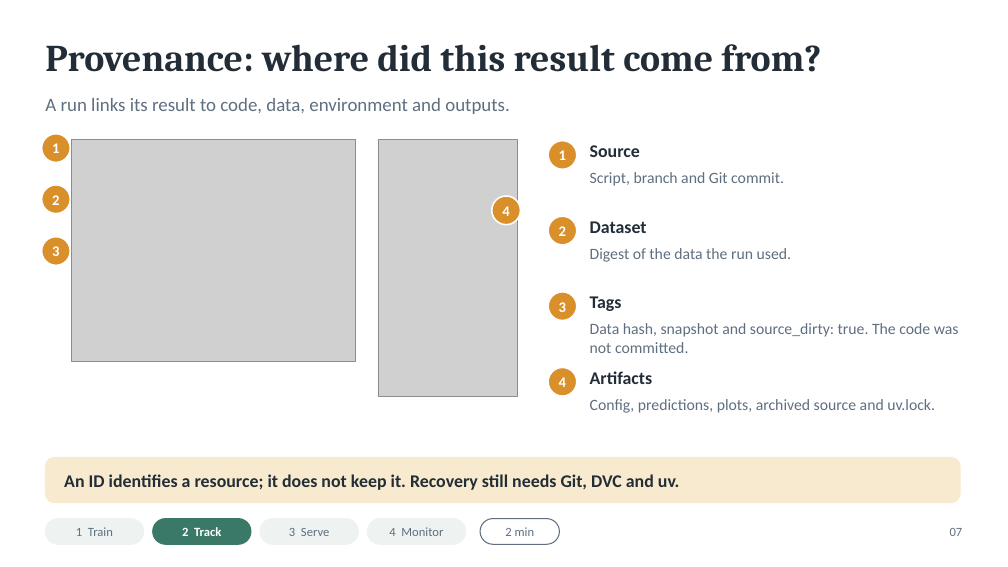
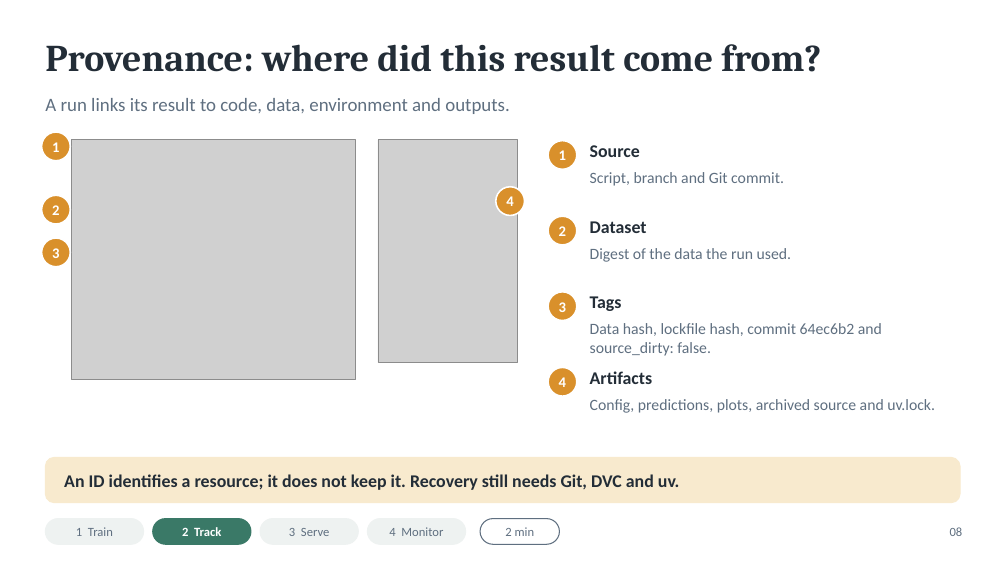
Before and after one commit to annadox/mlds2-demo, a slide deck: slide 9 of docs/presenter_2/mlds2-lecture.pptx (slide 8 before the commit). Drawn at 1008x567 pixels with LibreOffice and Linux fonts; fonts in the diff are those of the drawing; grey boxes stand for pictures. Boxes give left, top, right and bottom in pixels: in the first picture for what was removed or moved away, otherwise in the second. Text is boxed around its words. In the diff, an @@ line names an element or a change of style, - is before the commit and + after.

```diff
--- a/docs/presenter_2/mlds2-lecture.pptx
+++ b/docs/presenter_2/mlds2-lecture.pptx
@@ picture: place and size @@
-picture at box(72, 140, 355, 361)
+picture at box(72, 140, 355, 380)
@@ picture: place and size @@
-picture at box(378, 140, 518, 396)
+picture at box(378, 140, 518, 362)
@@ text "2": place and size @@
-text "2" at box(52, 195, 59, 205)
+text "2" at box(52, 205, 59, 215)
@@ ellipse: place and size @@
-ellipse at box(42, 185, 70, 214)
+ellipse at box(42, 195, 70, 224)
@@ text "4": place and size @@
-text "4" at box(502, 206, 509, 216)
+text "4" at box(506, 196, 513, 206)
@@ ellipse: place and size @@
-ellipse at box(492, 196, 520, 225)
+ellipse at box(496, 187, 525, 216)
@@ text at box(590, 323, 882, 356): text changed @@
-Data hash, snapshot and source_dirty: true. The code was not committed.
+Data hash, lockfile hash, commit 64ec6b2 and source_dirty: false.
@@ text at box(950, 527, 963, 536): text changed @@
-07
+08
```
Also in this commit, not shown: 10 other slides changed, 1 slide added, 44 other files.
